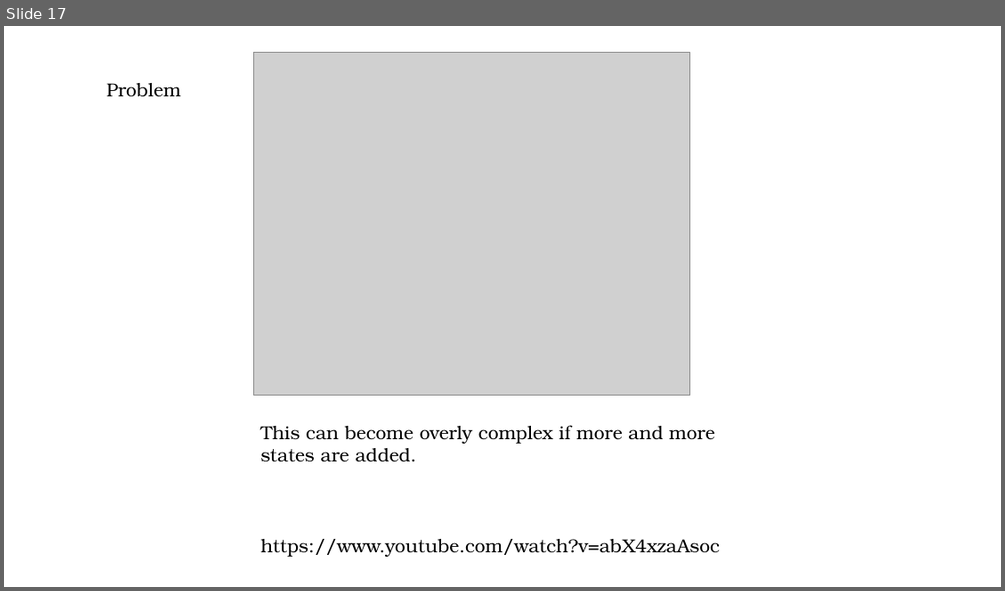
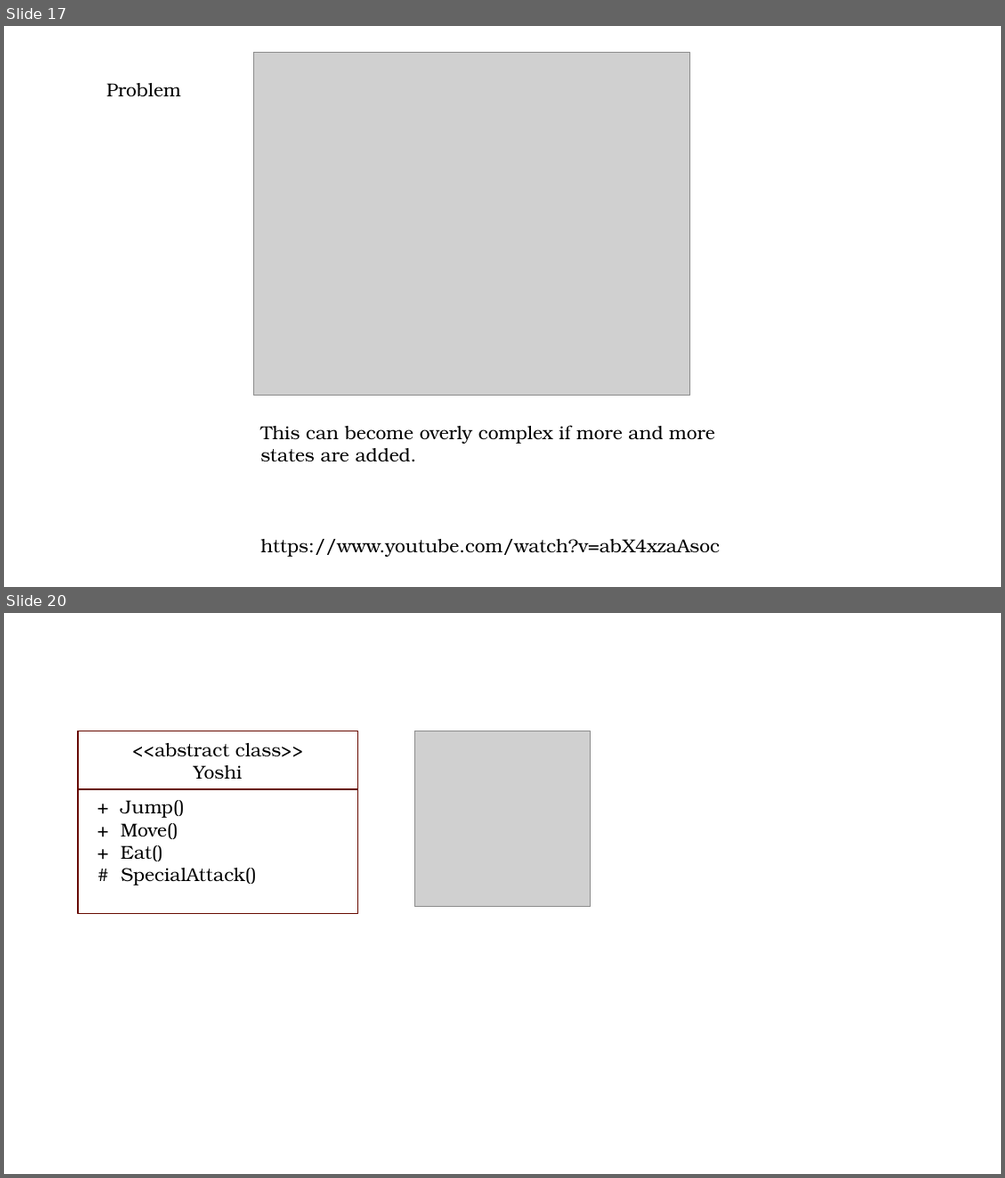
Before and after one commit to TeamOsprey/BytesAndBites, a slide deck: Slides/BytesAndBites - Design Patterns - Behavioural.pptx. Shown one above the other, each under a label of ours: slide 17 before the commit, slides 17 and 20 after it; the slides between them are not shown. The pictures are 1005x591 and 1005x1178 pixels, drawn with LibreOffice and Linux fonts; fonts in the diff are those of the drawing; grey boxes stand for pictures. Boxes give left, top, right and bottom in pixels: in the first picture for what was removed or moved away, otherwise in the second. Text is boxed around its words. In the diff, an @@ line names an element or a change of style, - is before the commit and + after.

```diff
--- a/Slides/BytesAndBites - Design Patterns - Behavioural.pptx
+++ b/Slides/BytesAndBites - Design Patterns - Behavioural.pptx
@@ slide 20 added at [4,613,1001,1174], background #FFFFFF @@
@@ rectangle added at [78,731,357,789], outline #680B01 1.25 pt, 18 pt, text #000000 @@
+<<abstract class>>
+Yoshi
@@ picture added at [414,731,590,906] @@
@@ rectangle added at [78,789,357,914], outline #680B01 1.25 pt, 18 pt, text #000000 @@
++ Jump()
++ Move()
++ Eat()
+# SpecialAttack()
```
Also in this commit, not shown: 6 other slides added.
